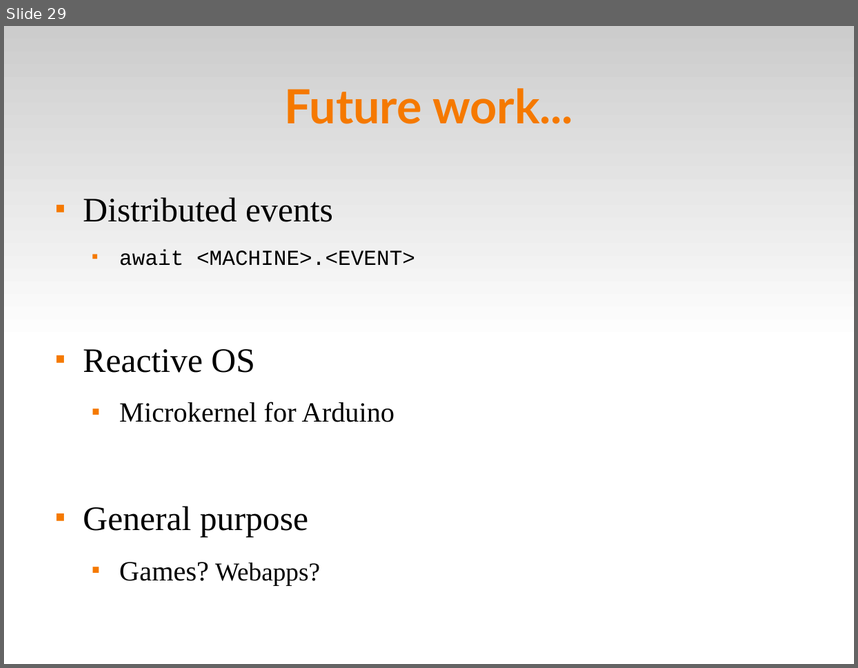
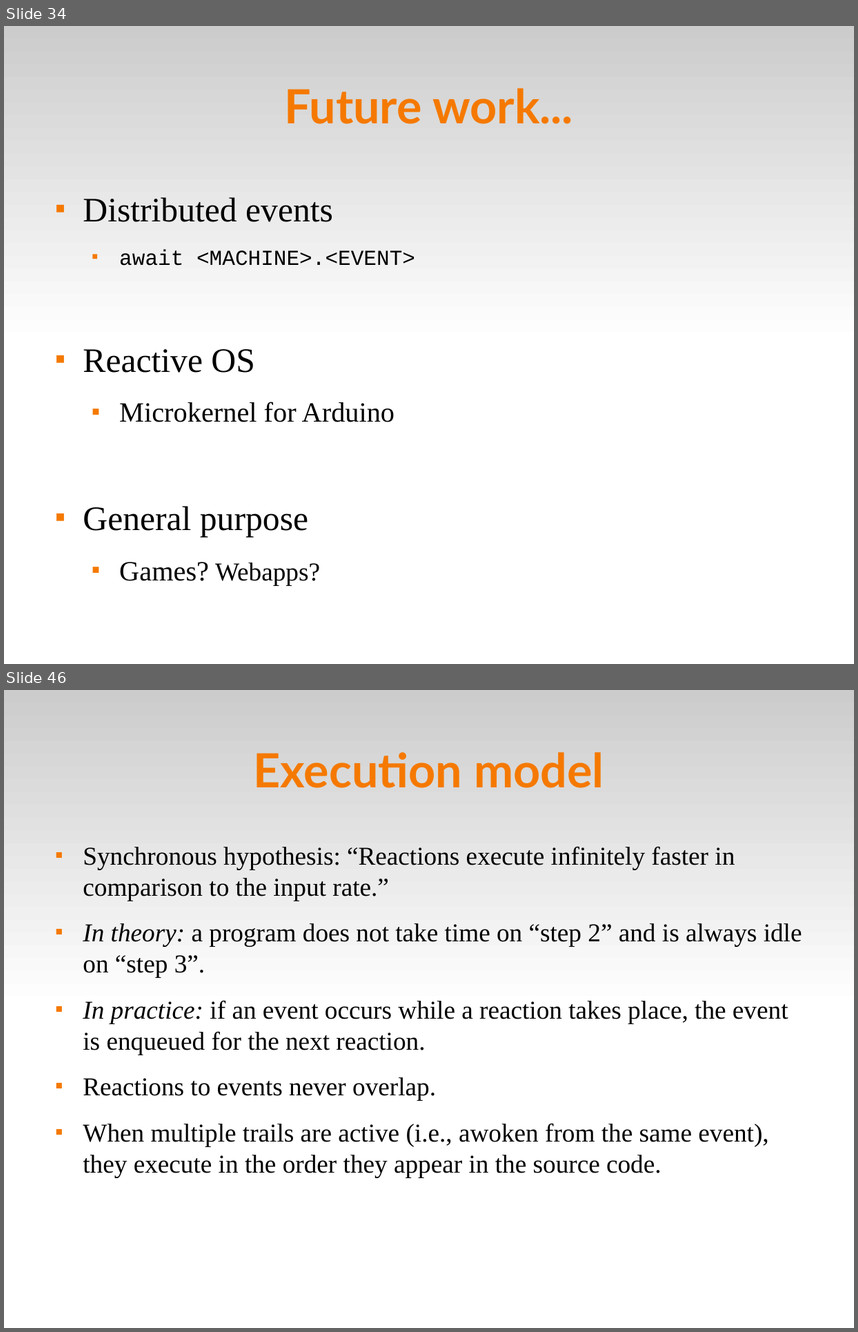
Before and after one commit to fsantanna-no/ceu-docs, a slide deck: ceu_seminarios.odp. Shown one above the other, each under a label of ours: slide 29 before the commit, slides 34 and 46 after it; the slides between them are not shown. The pictures are 858x668 and 858x1332 pixels, drawn with LibreOffice and Linux fonts; fonts in the diff are those of the drawing. Boxes give left, top, right and bottom in pixels: in the first picture for what was removed or moved away, otherwise in the second. Text is boxed around its words. In the diff, an @@ line names an element or a change of style, - is before the commit and + after.

```diff
--- a/ceu_seminarios.odp
+++ b/ceu_seminarios.odp
@@ slide 46 added at <box>4,690,854,1328</box>, background #FFFFFF; not listed: 1 template element that a slide beside it also shows @@
@@ title added at <box>254,752,604,788</box>, 44 pt, text #F57900, bold @@
+Execution model
@@ text added at <box>83,846,802,1177</box>, 24 pt, text #000000 @@
+■ Synchronous hypothesis: “Reactions execute infinitely faster in comparison to the input rate.”
+■ In theory: a program does not take time on “step 2” and is always idle on “step 3”.
+■ In practice: if an event occurs while a reaction takes place, the event is enqueued for the next reaction.
+■ Reactions to events never overlap.
+■ When multiple trails are active (i.e., awoken from the same event), they execute in the order they appear in the source code.
@@ what was slide 29 is now slide 34 @@
```
Also in this commit, not shown: 5 slides changed, 45 other slides added, 16 slides removed, 1 other file.
